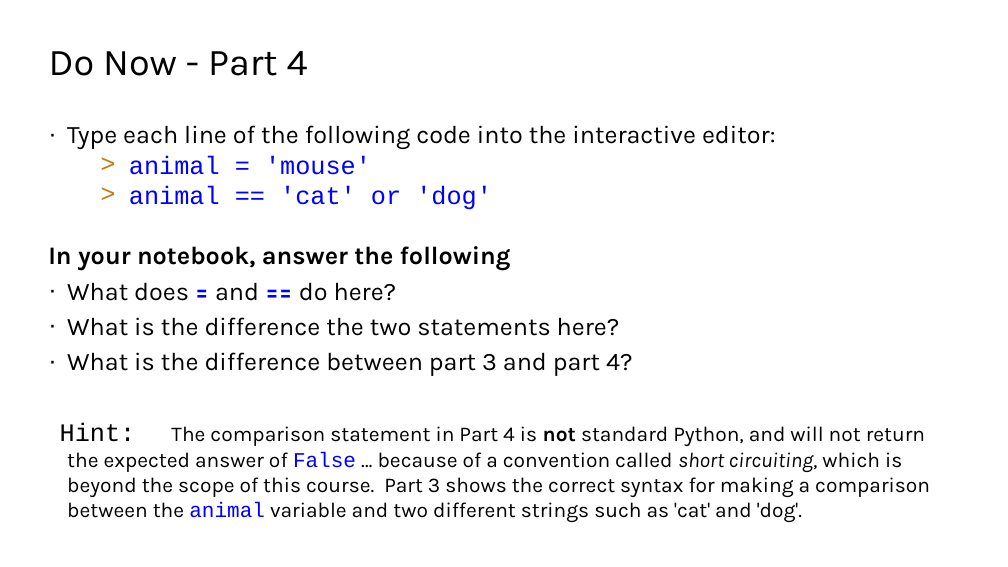
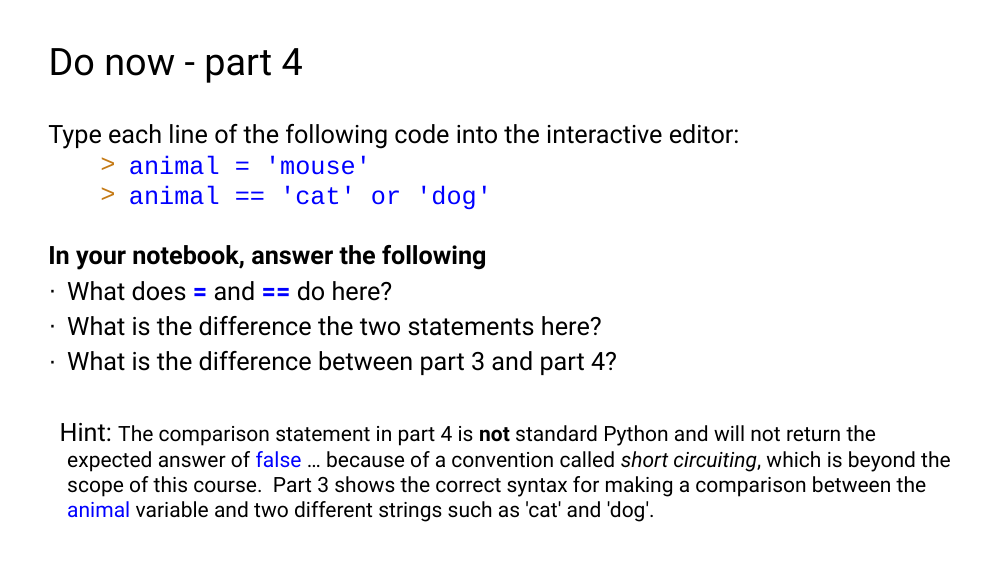
Before and after one commit to TEALSK12/2nd-semester-introduction-to-computer-science, a slide deck: slide 8 of units/2_unit/slidedecks/Intro Python 2.02 TEALS.pptx. Drawn at 1008x567 pixels with LibreOffice and Linux fonts; fonts in the diff are those of the drawing; background and template pictures are left out. Boxes give left, top, right and bottom in pixels: in the first picture for what was removed or moved away, otherwise in the second. Text is boxed around its words. In the diff, an @@ line names an element or a change of style, - is before the commit and + after.

```diff
--- a/units/2_unit/slidedecks/Intro Python 2.02 TEALS.pptx
+++ b/units/2_unit/slidedecks/Intro Python 2.02 TEALS.pptx
@@ title at (49, 48, 303, 83): text changed; font Karla to Roboto @@
-Do Now - Part 4
+Do now - part 4
@@ text at (48, 124, 740, 375): font Karla to Roboto in "Type each line of the following code ...", "In your notebook, answer the following", "What does = and == do here?", "What is the difference the two statements ..." and 1 more places; bullet · to none @@
@@ text at (60, 423, 951, 522): text changed; font Karla to Roboto @@
-Hint: The comparison statement in Part 4 is not standard Python, and will not return the expected answer of False … because of a convention called short circuiting, which is beyond the scope of this course. Part 3 shows the correct syntax for making a comparison between the animal variable and two different strings such as 'cat' and 'dog'.
+Hint: The comparison statement in part 4 is not standard Python and will not return the expected answer of false … because of a convention called short circuiting, which is beyond the scope of this course. Part 3 shows the correct syntax for making a comparison between the animal variable and two different strings such as 'cat' and 'dog'.
```
Also in this commit, not shown: 13 other slides changed, 58 other files.
